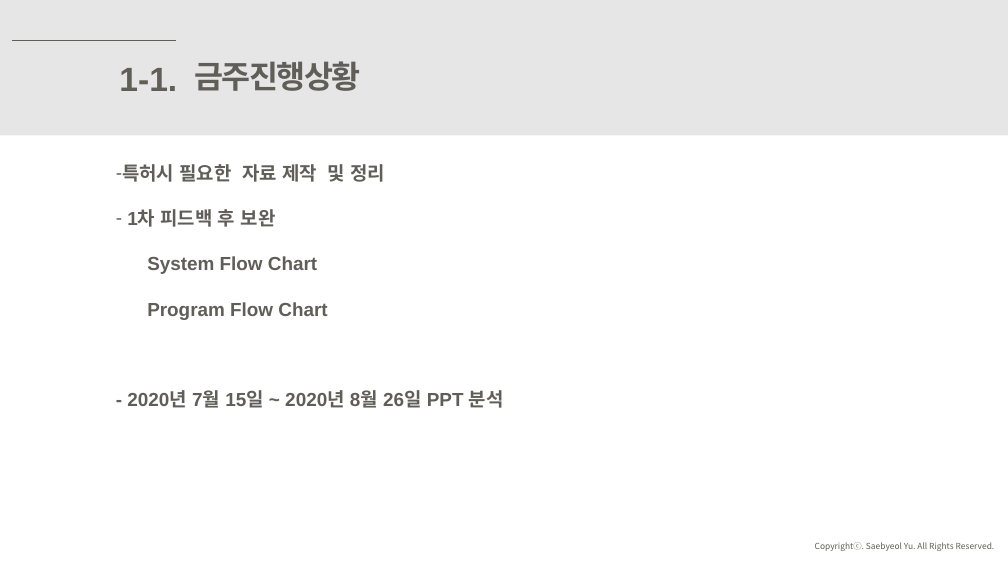
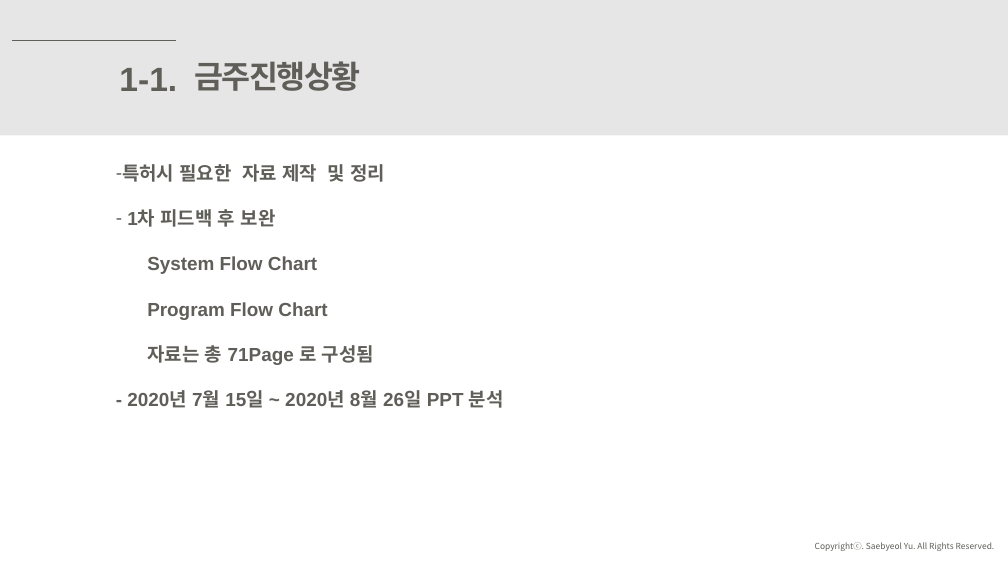
Before and after one commit to ssh6189/2021.05.28, a slide deck: slide 4 of 2021년 5월 28일 발표.pptx. Drawn at 1008x567 pixels with LibreOffice and Linux fonts; fonts in the diff are those of the drawing. Boxes give left, top, right and bottom in pixels: in the first picture for what was removed or moved away, otherwise in the second. Text is boxed around its words. In the diff, an @@ line names an element or a change of style, - is before the commit and + after.

```diff
--- a/2021년 5월 28일 발표.pptx
+++ b/2021년 5월 28일 발표.pptx
@@ text at bbox=[148, 345, 374, 365]: paragraph added @@
+자료는 총 71Page 로 구성됨
```
Also in this commit, not shown: 8 other slides changed, 4 slides removed.
